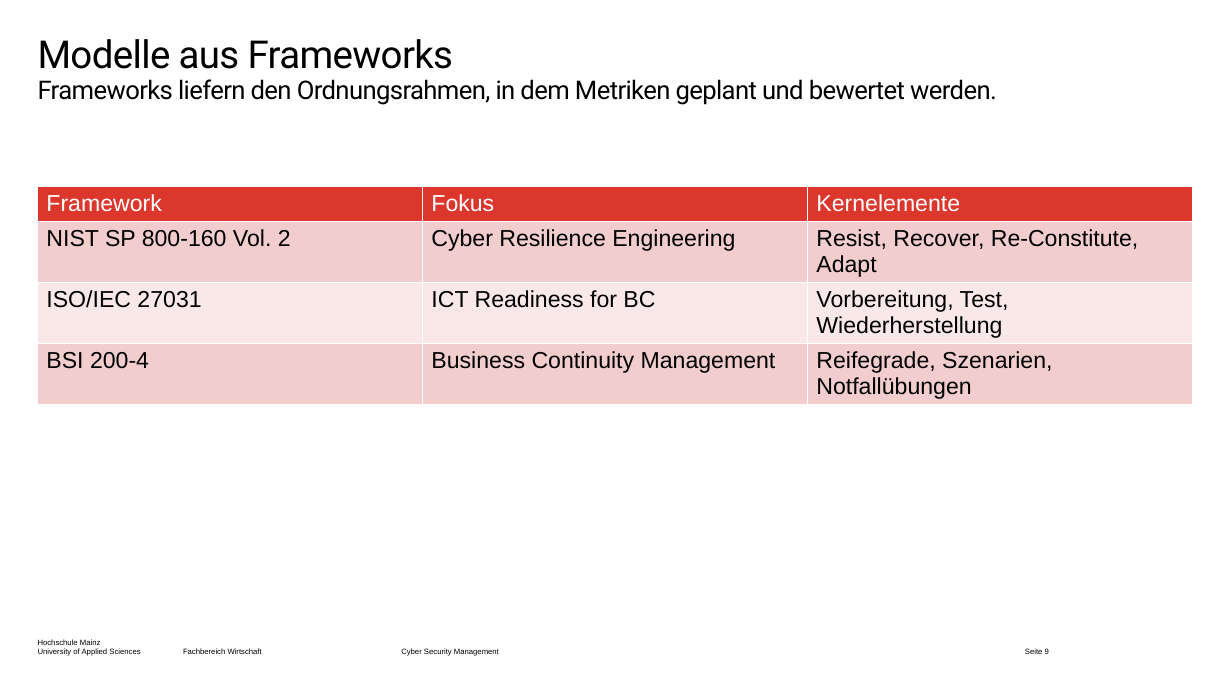
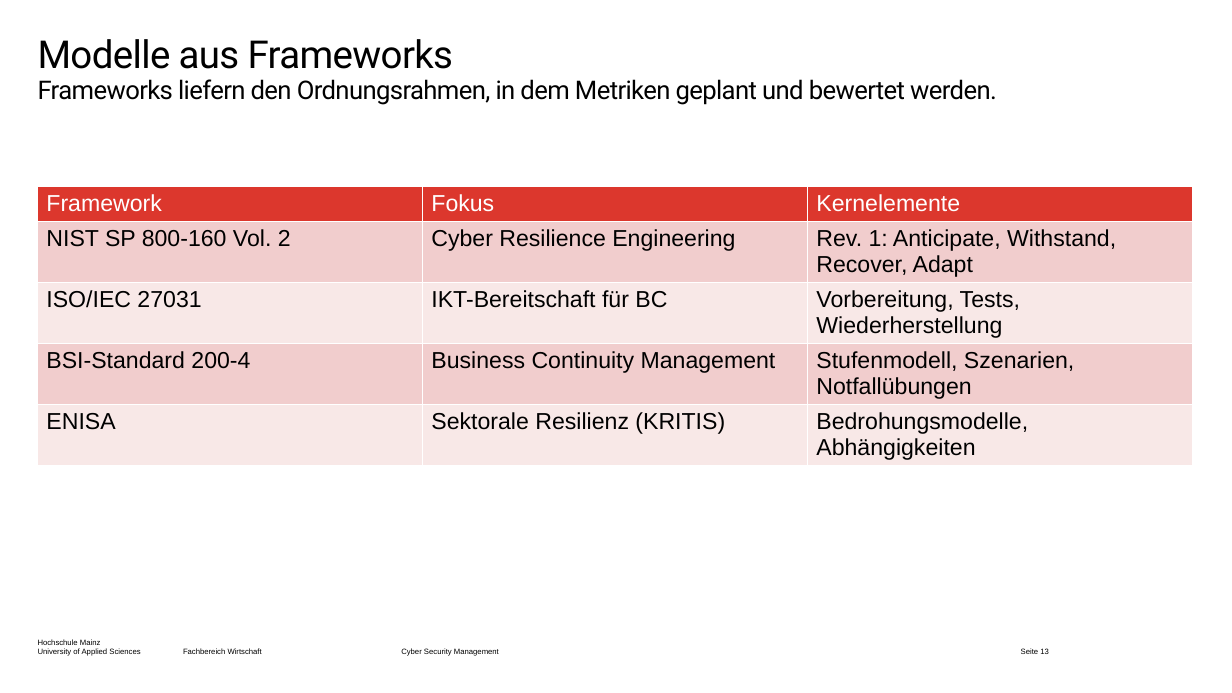
Before and after one commit to dlo-delphi/csm-cyber_resilienz-quarto, a slide deck: slide 13 of Präsentationen/Termin-02/_powerpoint/main.pptx (slide 9 before the commit). Drawn at 1232x693 pixels with LibreOffice and Linux fonts; fonts in the diff are those of the drawing; background and template pictures are left out. Boxes give left, top, right and bottom in pixels: in the first picture for what was removed or moved away, otherwise in the second. Text is boxed around its words. In the diff, an @@ line names an element or a change of style, - is before the commit and + after.

```diff
--- a/Präsentationen/Termin-02/_powerpoint/main.pptx
+++ b/Präsentationen/Termin-02/_powerpoint/main.pptx
@@ table at [37, 186, 1193, 615] @@
-row 2: NIST SP 800-160 Vol. 2 | Cyber Resilience Engineering | Resist, Recover, Re-Constitute, Adapt
-row 3: ISO/IEC 27031 | ICT Readiness for BC | Vorbereitung, Test, Wiederherstellung
-row 4: BSI 200-4 | Business Continuity Management | Reifegrade, Szenarien, Notfallübungen
+row 2: NIST SP 800-160 Vol. 2 | Cyber Resilience Engineering | Rev. 1: Anticipate, Withstand, Recover, Adapt
+row 3: ISO/IEC 27031 | IKT-Bereitschaft für BC | Vorbereitung, Tests, Wiederherstellung
+row 4: BSI-Standard 200-4 | Business Continuity Management | Stufenmodell, Szenarien, Notfallübungen
+row 5: ENISA | Sektorale Resilienz (KRITIS) | Bedrohungsmodelle, Abhängigkeiten
@@ page number at [1021, 648, 1049, 654]: text changed @@
-Seite 9
+Seite 13
```
Also in this commit, not shown: 14 other slides changed, 5 slides added, 1 slide removed, 57 other files.
